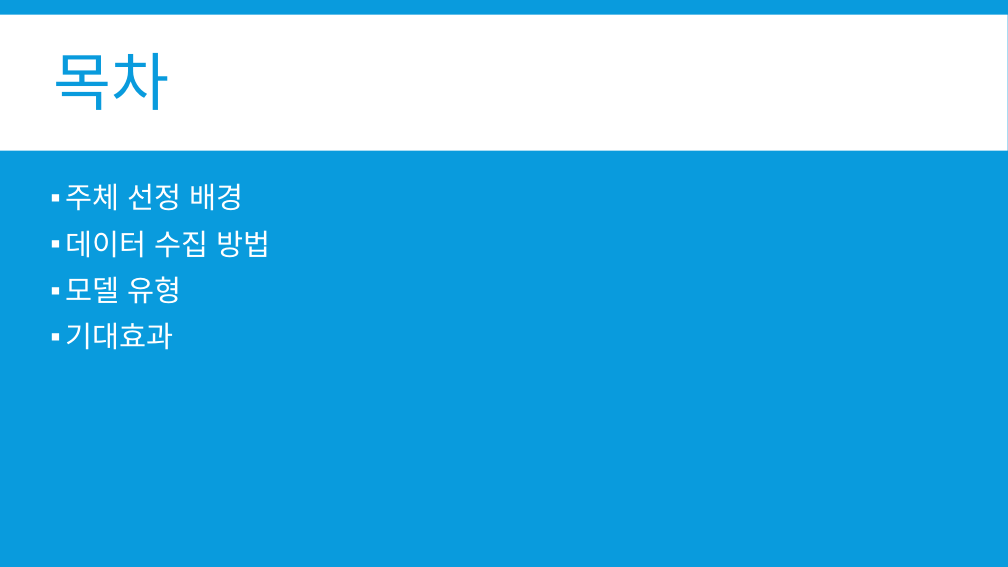
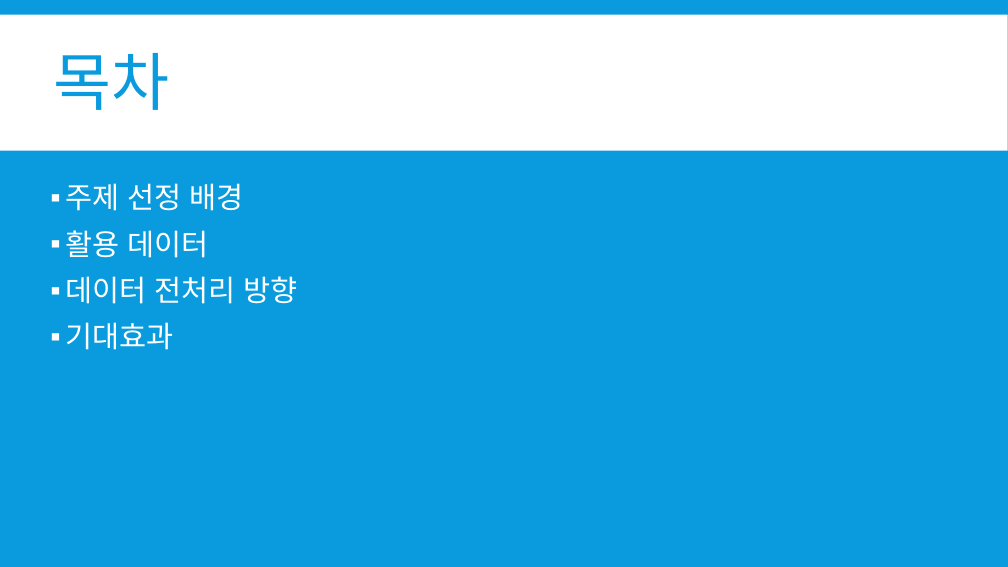
Before and after one commit to so-jeong0127/Python-Project, a slide deck: slide 2 of 재활용도움센터 위치 선정.pptx. Drawn at 1008x567 pixels with LibreOffice and Linux fonts; fonts in the diff are those of the drawing. Boxes give left, top, right and bottom in pixels: in the first picture for what was removed or moved away, otherwise in the second. Text is boxed around its words. In the diff, an @@ line names an element or a change of style, - is before the commit and + after.

```diff
--- a/재활용도움센터 위치 선정.pptx
+++ b/재활용도움센터 위치 선정.pptx
@@ text at (65,183,298,304): text changed @@
-▪ 주체 선정 배경
-▪ 데이터 수집 방법
-▪ 모델 유형
+▪ 주제 선정 배경
+▪ 활용 데이터
+▪ 데이터 전처리 방향
```
Also in this commit, not shown: 4 other slides changed.
